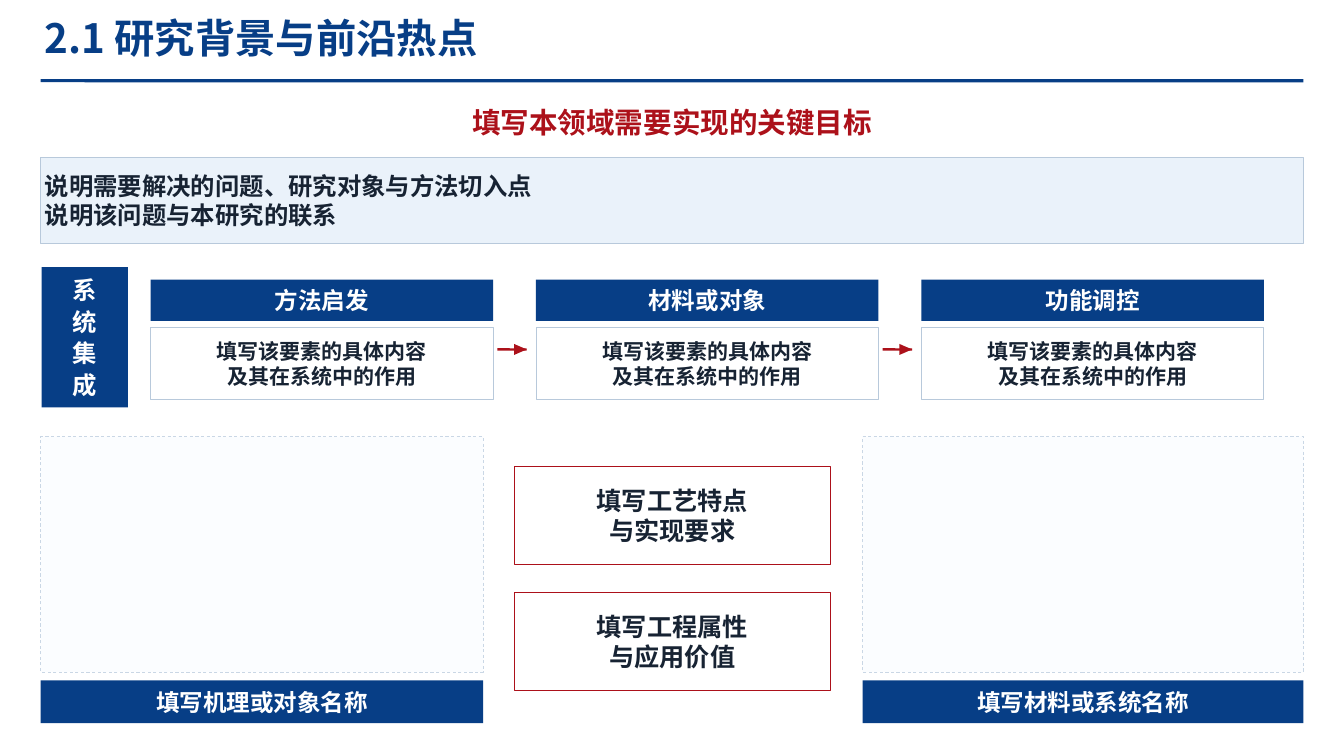
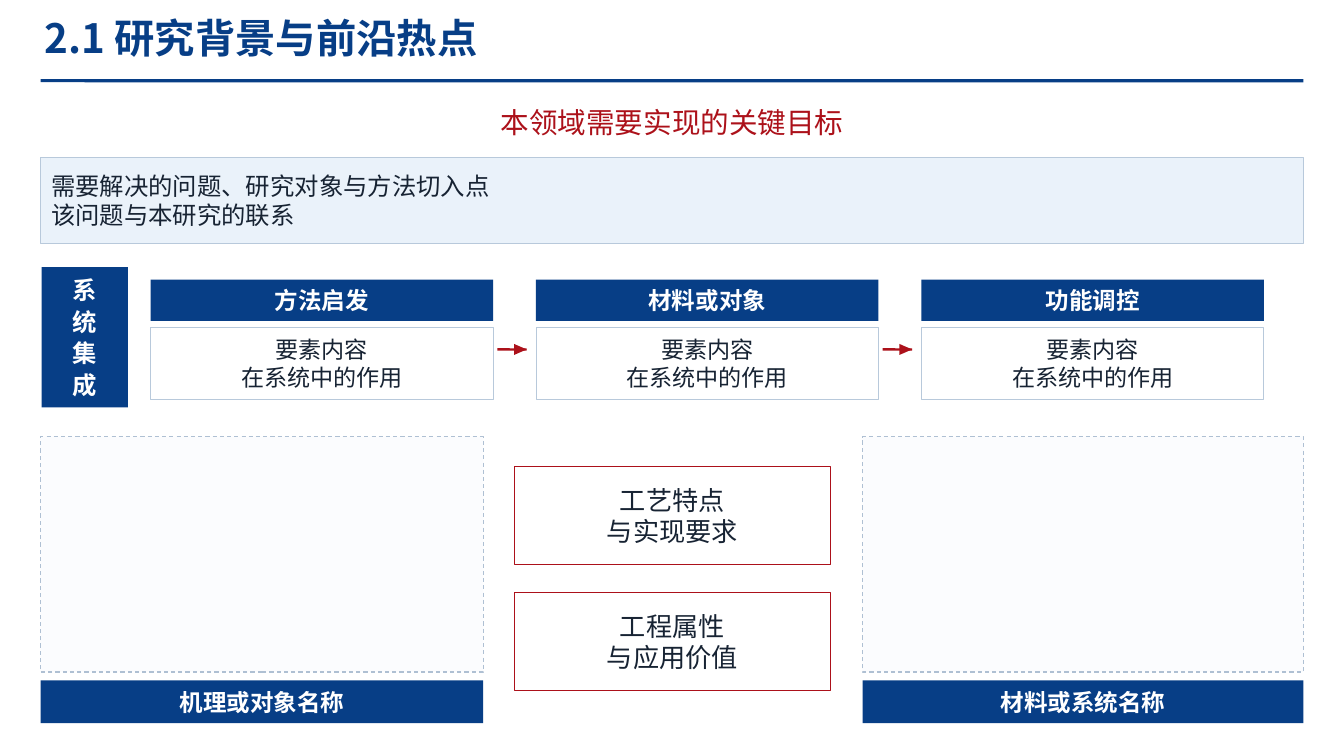
Before and after one commit to chengweihuu/research-opt-skill, a slide deck: slide 9 of assets/template-library.pptx. Drawn at 1344x756 pixels with LibreOffice and Linux fonts; fonts in the diff are those of the drawing. Boxes give left, top, right and bottom in pixels: in the first picture for what was removed or moved away, otherwise in the second. Text is boxed around its words. In the diff, an @@ line names an element or a change of style, - is before the commit and + after.

```diff
--- a/assets/template-library.pptx
+++ b/assets/template-library.pptx
@@ text at (501,109,844,136): text changed; bold off @@
-填写本领域需要实现的关键目标
+本领域需要实现的关键目标
@@ text in rectangle at (51,174,490,226): text changed; bold off @@
-说明需要解决的问题、研究对象与方法切入点
-说明该问题与本研究的联系
+需要解决的问题、研究对象与方法切入点
+该问题与本研究的联系
@@ text in rectangle at (241,338,402,388): text changed; size 15 to 16.5 pt; bold off @@
-填写该要素的具体内容
-及其在系统中的作用
+要素内容
+在系统中的作用
@@ text in rectangle at (627,338,788,388): text changed; size 15 to 16.5 pt; bold off @@
-填写该要素的具体内容
-及其在系统中的作用
+要素内容
+在系统中的作用
@@ text in rectangle at (1012,338,1173,388): text changed; size 15 to 16.5 pt; bold off @@
-填写该要素的具体内容
-及其在系统中的作用
+要素内容
+在系统中的作用
@@ rectangle at (40,437,483,671): fill #FBFDFF to #FBFCFE; outline #CAD7E5 0.57 pt dashed to #AFC0D3 0.75 pt dashed @@
@@ rectangle at (863,437,1304,671): fill #FBFDFF to #FBFCFE; outline #CAD7E5 0.57 pt dashed to #AFC0D3 0.75 pt dashed @@
@@ text in rectangle at (620,488,725,512): text changed; size 18 to 18.8 pt; bold off @@
-填写工艺特点
+工艺特点
@@ text in rectangle at (607,519,738,543): size 18 to 18.8 pt, bold off in "与实现要求" @@
@@ text in rectangle at (620,614,725,638): text changed; size 18 to 18.8 pt; bold off @@
-填写工程属性
+工程属性
@@ text in rectangle at (607,645,738,669): size 18 to 18.8 pt, bold off in "与应用价值" @@
@@ text in rectangle at (180,691,345,713): text changed @@
-填写机理或对象名称
+机理或对象名称
@@ text in rectangle at (1001,691,1166,713): text changed @@
-填写材料或系统名称
+材料或系统名称
```
Also in this commit, not shown: 37 other slides changed, 1 other file.
